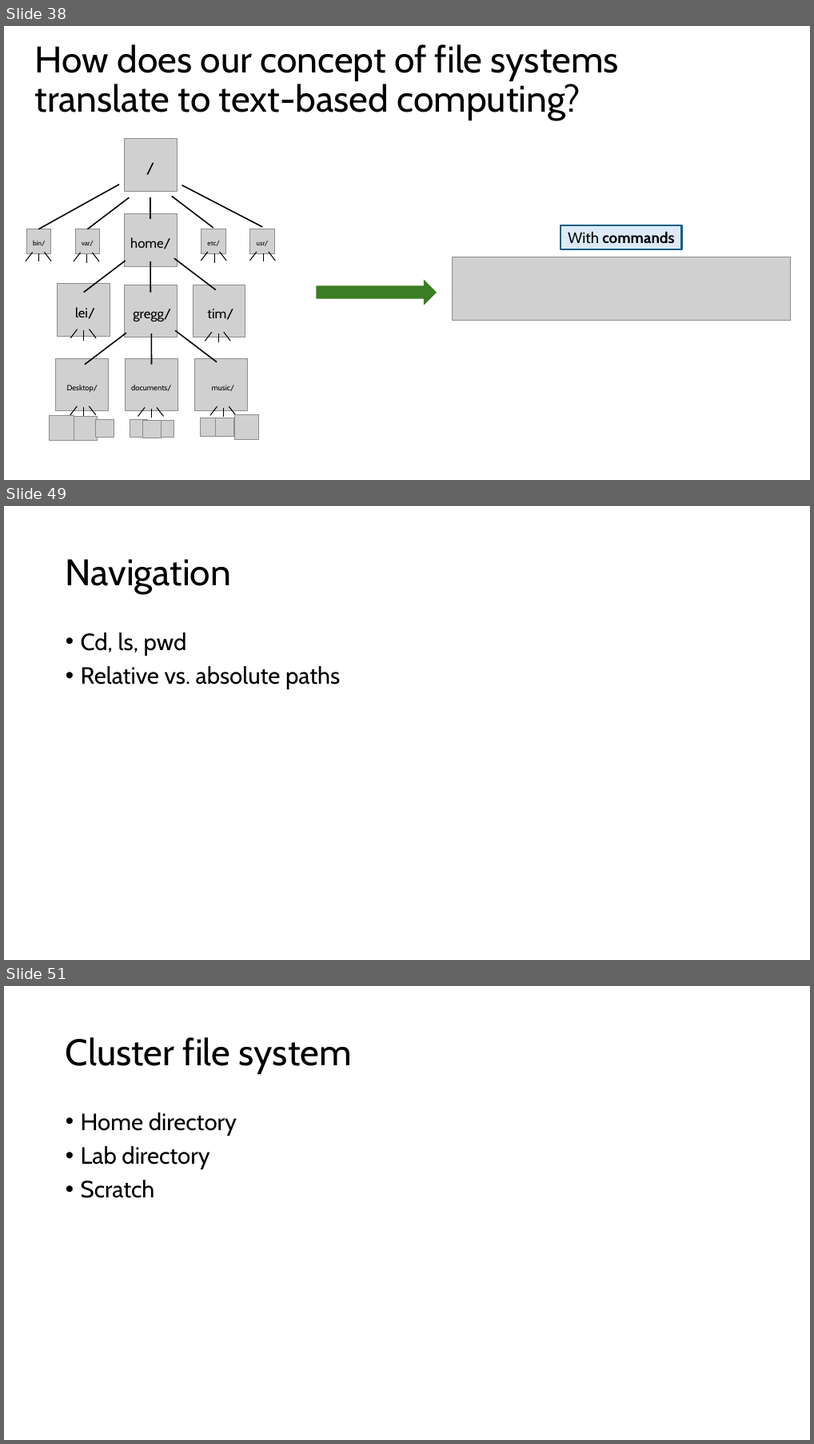
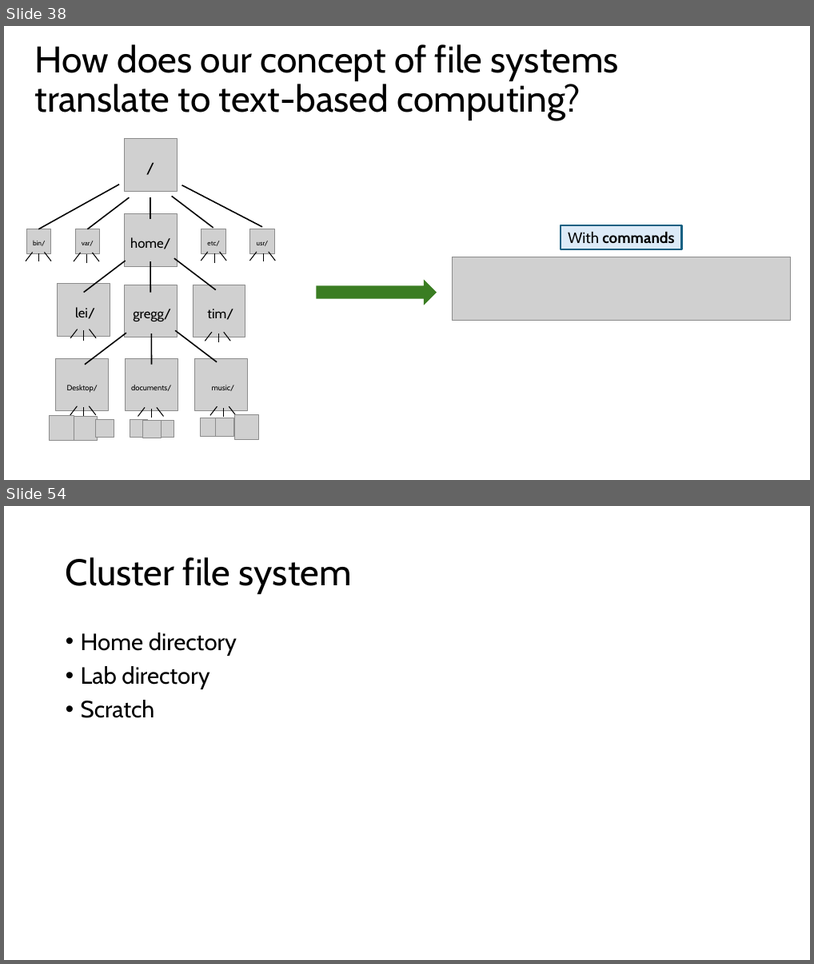
Before and after one commit to harvardinformatics/short-trainings, a slide deck: cmd-line-101/filesystems.pptx. Shown one above the other, each under a label of ours: slides 38, 49 and 51 before the commit, slides 38 and 54 after it; the slides between them are not shown. The pictures are 814x1444 and 814x964 pixels, drawn with LibreOffice and Linux fonts; fonts in the diff are those of the drawing; grey boxes stand for pictures. Boxes give left, top, right and bottom in pixels: in the first picture for what was removed or moved away, otherwise in the second. Text is boxed around its words. In the diff, an @@ line names an element or a change of style, - is before the commit and + after.

```diff
--- a/cmd-line-101/filesystems.pptx
+++ b/cmd-line-101/filesystems.pptx
@@ slide 49 removed at (4,506,810,960), background #FFFFFF @@
@@ title removed at (66,559,231,594) @@
-Navigation
@@ text removed at (81,632,340,689) @@
-• Cd, ls, pwd
-• Relative vs. absolute paths
@@ what was slide 51 is now slide 54 @@
```
Also in this commit, not shown: 10 slides changed, 9 slides added, 5 other slides removed.
